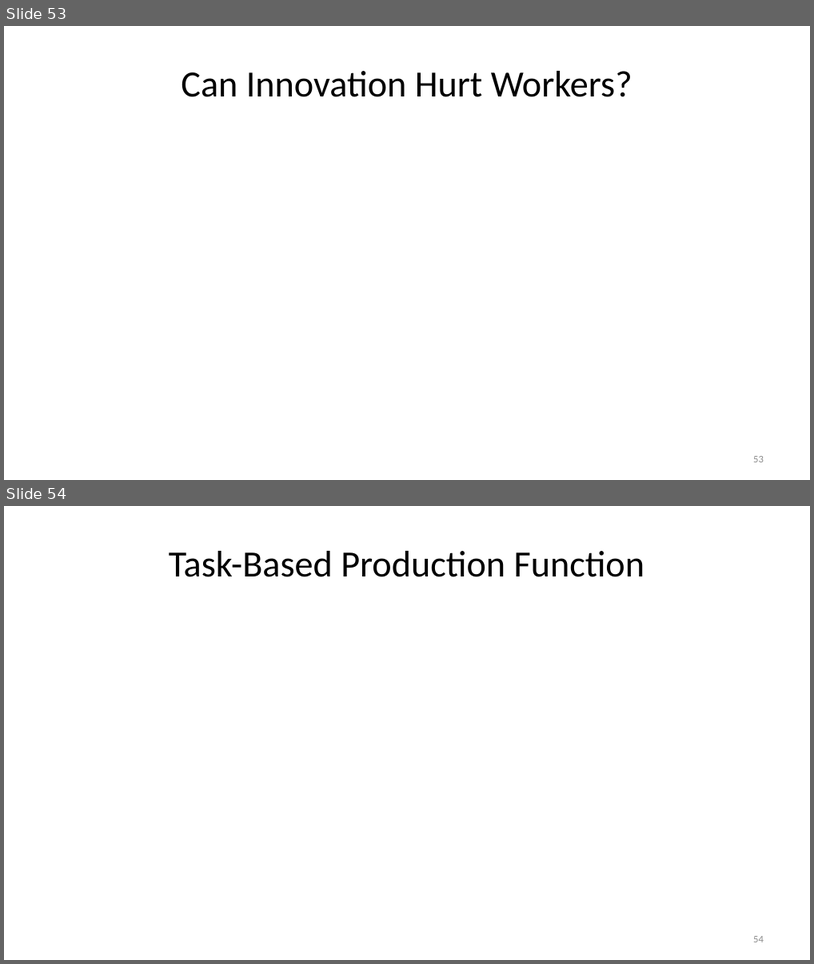
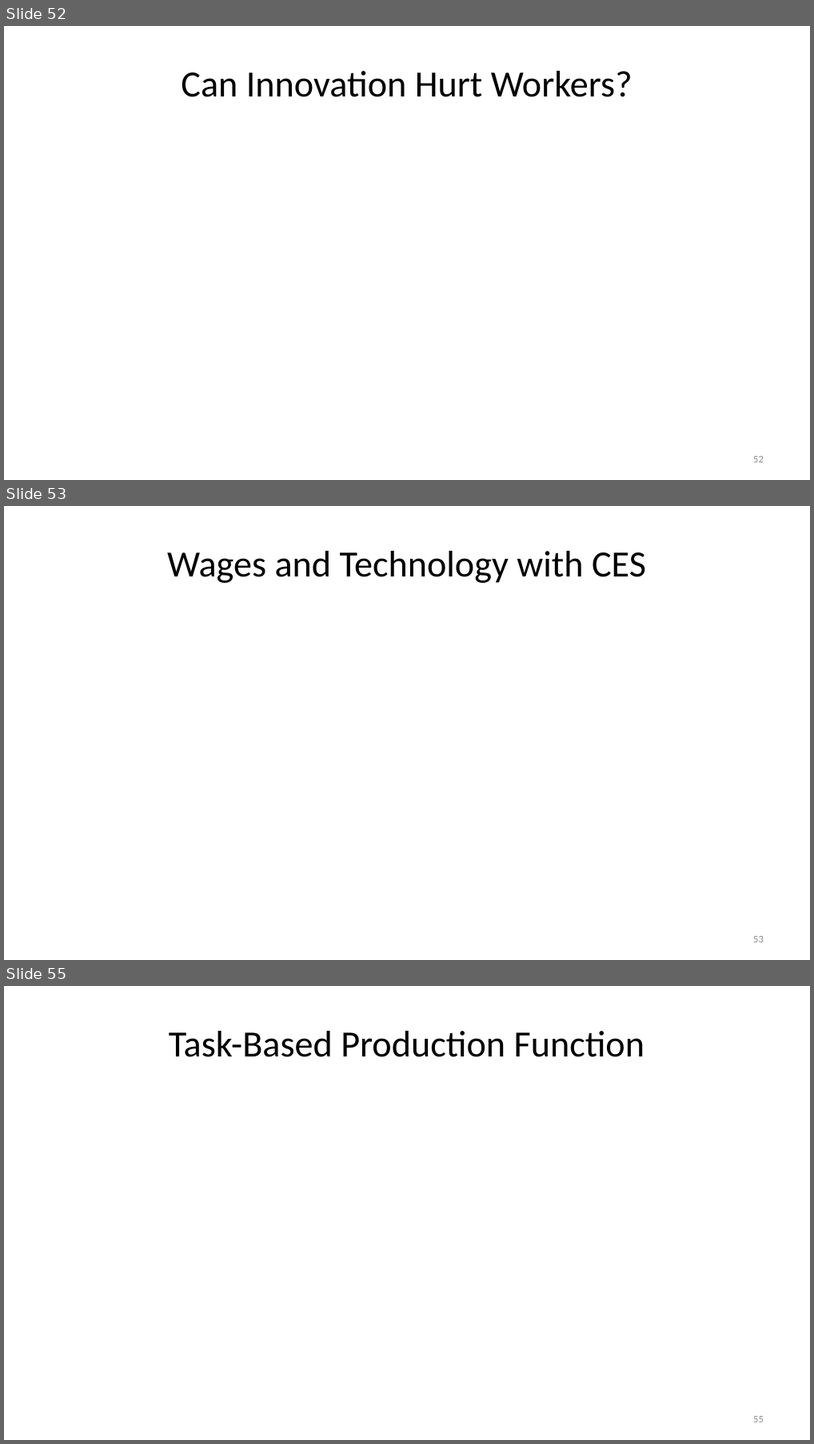
Before and after one commit to jonsteinsson/jonsteinsson.github.io, a slide deck: static/teaching/ProductionSlides.pptx. Shown one above the other, each under a label of ours: slides 53 and 54 before the commit, slides 52, 53 and 55 after it; the slides between them are not shown. The pictures are 814x964 and 814x1444 pixels, drawn with LibreOffice and Linux fonts; fonts in the diff are those of the drawing; grey boxes stand for pictures. Boxes give left, top, right and bottom in pixels: in the first picture for what was removed or moved away, otherwise in the second. Text is boxed around its words. In the diff, an @@ line names an element or a change of style, - is before the commit and + after.

```diff
--- a/static/teaching/ProductionSlides.pptx
+++ b/static/teaching/ProductionSlides.pptx
@@ slide 53 added at (4, 506, 810, 960), background #FFFFFF @@
@@ title added at (167, 551, 646, 583), 44 pt, text #000000 @@
+Wages and Technology with CES
@@ page number added at (754, 936, 764, 942), 12 pt, text #8C8C8C @@
+53
@@ what was slide 53 is now slide 52 @@
@@ what was slide 54 is now slide 55 @@
@@ page number at (754, 1416, 764, 1422): text changed @@
-54
+55
```
Also in this commit, not shown: 5 slides changed, 8 other slides added, 2 slides removed, 1 other file.
